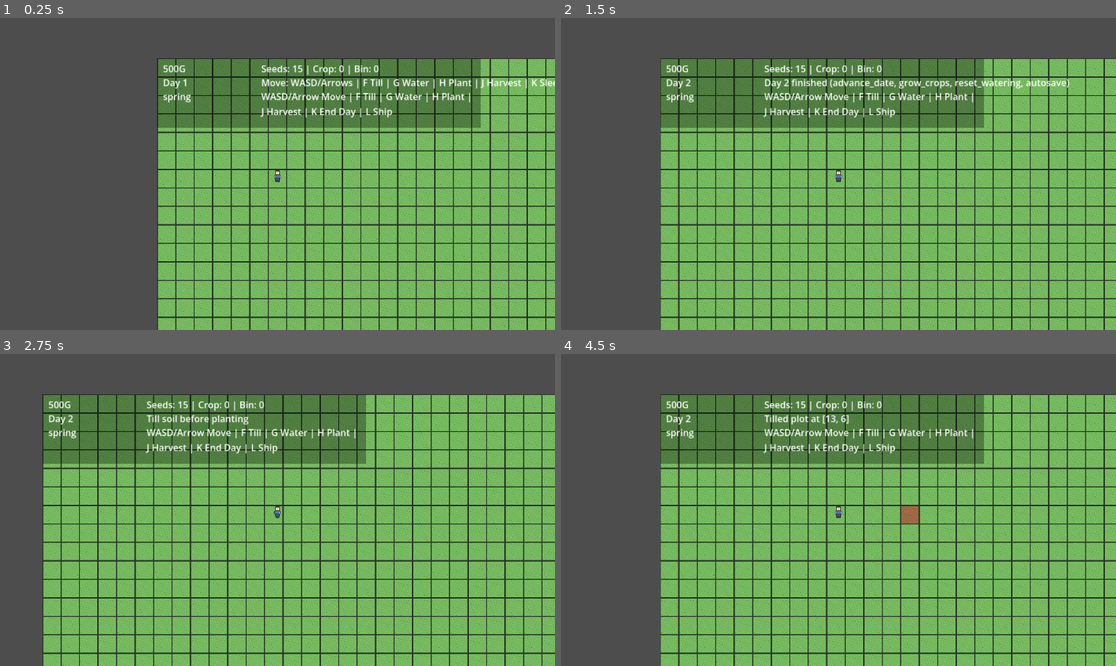
Above: before the commit, frames 1-4 (two rows, left to right).
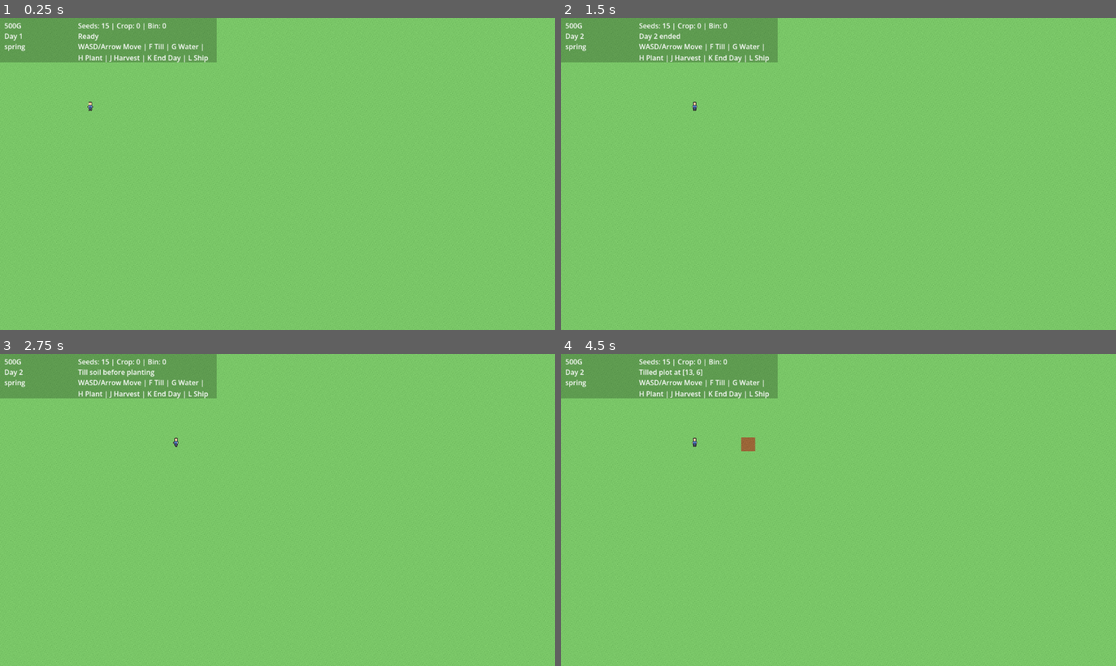
Above: after the commit, the same moments.

Repository: jay6697117/Strawberry
Game: Godot game, scene res://scenes/main/main.tscn
Same seed, same stepped clock (60 frames per second), same inputs: the game is played once before the commit and once after it.
Inputs (mouse positions are in pixels of both pictures, inside the frame that each line leads up to):
- Up to frame 1 (0.25 s): no input
- Up to frame 2 (1.5 s): tap Enter at 0.5 s; move the mouse to (960, 158) at 0.52 s; hold D (move_right) 0.53-1.25 s; hold K (farm_end_day) 0.53-1.25 s; click (960, 158) at 0.67 s; drag from (727, 189) to (810, 236) at 1.27 s
- Up to frame 3 (2.75 s): tap Space at 2 s; move the mouse to (333, 441) at 2.02 s; hold D (move_right) from 2.03 s (still down); hold H (farm_plant) from 2.03 s (still down)
- Up to frame 4 (4.5 s): release D (move_right) at 2.75 s; release H (farm_plant) at 2.75 s; drag from (810, 572) to (672, 463) at 2.77 s; tap Enter at 3.5 s; move the mouse to (1005, 556) at 3.52 s; hold A (move_left) 3.53-4.25 s; hold F (farm_till) 3.53-4.25 s; drag from (672, 463) to (755, 432) at 4.27 s

The runs differ from the first frame. In frame 1, 61% of the frame differs, in the area x 0-100%, y 0-100%; in frame 2, 54%; in frame 3, 47%; in frame 4, 54%.

Commit message:
feat: 将农场视图层转换为 TileMap 并添加新的瓦片和玩家精灵资源

Diff:
--- a/data/visual/tileset_theme.json
+++ b/data/visual/tileset_theme.json
@@ -1,6 +1,7 @@
 {
   "tile_size": 32,
   "textures": {
+    "backdrop": "res://assets/tiles/farm_backdrop.png",
     "ground": "res://assets/tiles/ground_grass.png",
     "soil_dry": "res://assets/tiles/soil_dry.png",
     "soil_wet": "res://assets/tiles/soil_wet.png",
--- a/project.godot
+++ b/project.godot
@@ -1,5 +1,6 @@
 ; Engine configuration file.
-; It's best edited using the editor and not directly.
+; It's best edited using the editor UI and not directly,
+; since the parameters that go here are not all obvious.
 ;
 ; Format:
 ;   [section] ; section goes between []
@@ -11,6 +12,7 @@
 
 config/name="Strawberry"
 run/main_scene="res://scenes/main/main.tscn"
+config/features=PackedStringArray("4.6")
 
 [autoload]
 
--- a/scenes/farm/farm_world.tscn
+++ b/scenes/farm/farm_world.tscn
@@ -10,10 +10,17 @@
 [node name="FarmTilemapView" type="Node2D" parent="."]
 script = ExtResource("2")
 
-[node name="GroundLayer" type="Node2D" parent="FarmTilemapView"]
+[node name="Backdrop" type="Sprite2D" parent="FarmTilemapView"]
+centered = false
+texture_filter = 0
 
-[node name="SoilLayer" type="Node2D" parent="FarmTilemapView"]
+[node name="GroundLayer" type="TileMap" parent="FarmTilemapView"]
+texture_filter = 0
 
-[node name="CropLayer" type="Node2D" parent="FarmTilemapView"]
+[node name="SoilLayer" type="TileMap" parent="FarmTilemapView"]
+texture_filter = 0
+
+[node name="CropLayer" type="TileMap" parent="FarmTilemapView"]
+texture_filter = 0
 
 [node name="Player" parent="." instance=ExtResource("3")]
--- a/scenes/player/player.tscn
+++ b/scenes/player/player.tscn
@@ -12,5 +12,5 @@
 
 [node name="Camera2D" type="Camera2D" parent="."]
 position = Vector2(0, -8)
-zoom = Vector2(1.2, 1.2)
+zoom = Vector2(0.9, 0.9)
 enabled = true
--- a/scenes/ui/hud.tscn
+++ b/scenes/ui/hud.tscn
@@ -6,9 +6,9 @@
 script = ExtResource("1")
 
 [node name="HUDPanel" type="ColorRect" parent="."]
-offset_right = 560.0
-offset_bottom = 120.0
-color = Color(0, 0, 0, 0.32)
+offset_right = 500.0
+offset_bottom = 102.0
+color = Color(0, 0, 0, 0.22)
 
 [node name="GoldLabel" type="Label" parent="."]
 offset_left = 10.0
@@ -34,21 +34,21 @@
 [node name="InventoryLabel" type="Label" parent="."]
 offset_left = 180.0
 offset_top = 6.0
-offset_right = 552.0
+offset_right = 490.0
 offset_bottom = 28.0
 text = "Seeds: 0 | Crop: 0 | Bin: 0"
 
 [node name="StatusLabel" type="Label" parent="."]
 offset_left = 180.0
 offset_top = 30.0
-offset_right = 552.0
+offset_right = 490.0
 offset_bottom = 52.0
 text = "Ready"
 
 [node name="HintLabel" type="Label" parent="."]
 offset_left = 180.0
 offset_top = 54.0
-offset_right = 552.0
-offset_bottom = 104.0
+offset_right = 490.0
+offset_bottom = 98.0
 autowrap_mode = 3
 text = "WASD/Arrow Move | F Till | G Water | H Plant | J Harvest | K End Day | L Ship"
--- a/scripts/farm/farm_tilemap_view.gd
+++ b/scripts/farm/farm_tilemap_view.gd
@@ -4,9 +4,10 @@
 const DEFAULT_TILE_SIZE := 32
 const REQUIRED_STAGE_COUNT := 5
 
-@onready var ground_layer: Node2D = $GroundLayer
-@onready var soil_layer: Node2D = $SoilLayer
-@onready var crop_layer: Node2D = $CropLayer
+@onready var backdrop: Sprite2D = $Backdrop
+@onready var ground_layer: TileMap = $GroundLayer
+@onready var soil_layer: TileMap = $SoilLayer
+@onready var crop_layer: TileMap = $CropLayer
 
 var _tile_size: int = DEFAULT_TILE_SIZE
 var _grid_width: int = 32
@@ -14,13 +15,15 @@
 var _plots: Dictionary = {}
 var _theme: Dictionary = {}
 
+var _backdrop_texture: Texture2D
 var _ground_texture: Texture2D
 var _dry_soil_texture: Texture2D
 var _wet_soil_texture: Texture2D
 var _crop_stage_textures: Array[Texture2D] = []
 
-var _soil_sprites: Dictionary = {}
-var _crop_sprites: Dictionary = {}
+var _ground_source_id: int = -1
+var _soil_source_ids: Array[int] = []
+var _crop_source_ids: Array[int] = []
 
 func configure(tile_size: int, grid_width: int, grid_height: int) -> void:
     _load_theme()
@@ -31,7 +34,9 @@
     _grid_height = maxi(grid_height, 1)
 
     _load_external_textures()
-    _rebuild_ground_layer()
+    _setup_backdrop()
+    _setup_tilemaps()
+    _paint_ground_layer()
     _rebuild_dynamic_layers()
 
 func apply_plot(cell: Vector2i, plot: Dictionary) -> void:
@@ -68,6 +73,7 @@
     if typeof(textures_variant) == TYPE_DICTIONARY:
         textures = Dictionary(textures_variant)
 
+    _backdrop_texture = _load_png_texture(String(textures.get("backdrop", "")), Color(0.42, 0.69, 0.38))
     _ground_texture = _load_png_texture(String(textures.get("ground", "")), Color(0.45, 0.72, 0.37))
     _dry_soil_texture = _load_png_texture(String(textures.get("soil_dry", "")), Color(0.62, 0.43, 0.28))
     _wet_soil_texture = _load_png_texture(String(textures.get("soil_wet", "")), Color(0.42, 0.31, 0.22))
@@ -78,16 +84,105 @@
         _crop_stage_textures.append(_load_png_texture(stage_path, Color(0.40, 0.73, 0.34, 0.9)))
 
     while _crop_stage_textures.size() < REQUIRED_STAGE_COUNT:
-        var fallback_color := Color(0.40, 0.73, 0.34, 0.9)
-        _crop_stage_textures.append(_build_fallback_texture(fallback_color))
+        _crop_stage_textures.append(_build_fallback_texture(Color(0.40, 0.73, 0.34, 0.9)))
+
+func _setup_backdrop() -> void:
+    backdrop.texture_filter = CanvasItem.TEXTURE_FILTER_NEAREST
+    backdrop.centered = false
+    backdrop.position = Vector2.ZERO
+    backdrop.texture = _backdrop_texture
+
+func _setup_tilemaps() -> void:
+    var ground_setup := _build_tileset([_ground_texture])
+    ground_layer.tile_set = ground_setup["tileset"] as TileSet
+    _ground_source_id = int((ground_setup["source_ids"] as Array)[0])
+
+    var soil_setup := _build_tileset([_dry_soil_texture, _wet_soil_texture])
+    soil_layer.tile_set = soil_setup["tileset"] as TileSet
+    _soil_source_ids = _to_int_array(soil_setup["source_ids"] as Array)
+
+    var crop_setup := _build_tileset(_crop_stage_textures)
+    crop_layer.tile_set = crop_setup["tileset"] as TileSet
+    _crop_source_ids = _to_int_array(crop_setup["source_ids"] as Array)
+
+    _configure_tilemap(ground_layer)
+    _configure_tilemap(soil_layer)
+    _configure_tilemap(crop_layer)
+
+func _build_tileset(textures: Array[Texture2D]) -> Dictionary:
+    var tile_set := TileSet.new()
+    tile_set.tile_size = Vector2i(_tile_size, _tile_size)
+    var source_ids: Array[int] = []
+
+    for texture in textures:
+        var source := TileSetAtlasSource.new()
+        source.texture = texture
+        source.texture_region_size = Vector2i(_tile_size, _tile_size)
+        source.create_tile(Vector2i.ZERO)
+
+        var source_id := tile_set.get_next_source_id()
+        tile_set.add_source(source, source_id)
+        source_ids.append(source_id)
+
+    return {
+        "tileset": tile_set,
+        "source_ids": source_ids
+    }
+
+func _configure_tilemap(tilemap: TileMap) -> void:
+    tilemap.texture_filter = CanvasItem.TEXTURE_FILTER_NEAREST
+    tilemap.y_sort_enabled = false
+
+func _paint_ground_layer() -> void:
+    ground_layer.clear()
+    for y in _grid_height:
+        for x in _grid_width:
+            ground_layer.set_cell(0, Vector2i(x, y), _ground_source_id, Vector2i.ZERO)
+
+func _rebuild_dynamic_layers() -> void:
+    soil_layer.clear()
+    crop_layer.clear()
+
+    for cell in _plots.keys():
+        _refresh_cell(cell)
+
+func _refresh_cell(cell: Vector2i) -> void:
+    var plot := Dictionary(_plots.get(cell, {}))
+    if plot.is_empty():
+        _erase_tile(soil_layer, cell)
+        _erase_tile(crop_layer, cell)
+        return
+
+    var soil_state := String(plot.get("soil_state", "dry"))
+    var soil_source := _soil_source_ids[0]
+    if soil_state == "wet" and _soil_source_ids.size() > 1:
+        soil_source = _soil_source_ids[1]
+    soil_layer.set_cell(0, cell, soil_source, Vector2i.ZERO)
+
+    var crop_id := String(plot.get("crop_id", ""))
+    if crop_id.is_empty():
+        _erase_tile(crop_layer, cell)
+        return
+
+    var stage := clampi(int(plot.get("stage", 0)), 0, _crop_source_ids.size() - 1)
+    crop_layer.set_cell(0, cell, _crop_source_ids[stage], Vector2i.ZERO)
+
+func _erase_tile(tilemap: TileMap, cell: Vector2i) -> void:
+    tilemap.set_cell(0, cell, -1)
+
+func _to_int_array(values: Array) -> Array[int]:
+    var out: Array[int] = []
+    for value in values:
+        out.append(int(value))
+    return out
 
 func _extract_string_array(raw_value: Variant) -> Array[String]:
     var out: Array[String] = []
     if typeof(raw_value) != TYPE_ARRAY:
         return out
 
-    var as_array: Array = raw_value
-    for value in as_array:
+    var source: Array = raw_value
+    for value in source:
         var path := String(value)
         if path.is_empty():
             continue
@@ -109,76 +204,3 @@
     var image := Image.create(_tile_size, _tile_size, false, Image.FORMAT_RGBA8)
     image.fill(color)
     return ImageTexture.create_from_image(image)
-
-func _rebuild_ground_layer() -> void:
-    _clear_layer_children(ground_layer)
-    for y in _grid_height:
-        for x in _grid_width:
-            var sprite := Sprite2D.new()
-            sprite.texture = _ground_texture
-            sprite.position = _cell_center(Vector2i(x, y))
-            sprite.texture_filter = CanvasItem.TEXTURE_FILTER_NEAREST
-            ground_layer.add_child(sprite)
-
-func _rebuild_dynamic_layers() -> void:
-    _clear_sprite_map(_soil_sprites)
-    _clear_sprite_map(_crop_sprites)
-
-    for cell in _plots.keys():
-        _refresh_cell(cell)
-
-func _refresh_cell(cell: Vector2i) -> void:
-    var plot := Dictionary(_plots.get(cell, {}))
-    if plot.is_empty():
-        _erase_sprite(_soil_sprites, cell)
-        _erase_sprite(_crop_sprites, cell)
-        return
-
-    var soil_state := String(plot.get("soil_state", "dry"))
-    var soil_texture: Texture2D = _dry_soil_texture
-    if soil_state == "wet":
-        soil_texture = _wet_soil_texture
-    _set_sprite(_soil_sprites, soil_layer, cell, soil_texture)
-
-    var crop_id := String(plot.get("crop_id", ""))
-    if crop_id.is_empty():
-        _erase_sprite(_crop_sprites, cell)
-        return
-
-    var stage := clampi(int(plot.get("stage", 0)), 0, _crop_stage_textures.size() - 1)
-    _set_sprite(_crop_sprites, crop_layer, cell, _crop_stage_textures[stage])
-
-func _set_sprite(sprite_map: Dictionary, layer: Node2D, cell: Vector2i, texture: Texture2D) -> void:
-    var sprite: Sprite2D
-    if sprite_map.has(cell):
-        sprite = sprite_map[cell] as Sprite2D
-    else:
-        sprite = Sprite2D.new()
-        sprite.texture_filter = CanvasItem.TEXTURE_FILTER_NEAREST
-        layer.add_child(sprite)
-        sprite_map[cell] = sprite
-
-    sprite.position = _cell_center(cell)
-    sprite.texture = texture
-
-func _erase_sprite(sprite_map: Dictionary, cell: Vector2i) -> void:
-    if not sprite_map.has(cell):
-        return
-    var sprite := sprite_map[cell] as Sprite2D
-    if sprite != null:
-        sprite.queue_free()
-    sprite_map.erase(cell)
-
-func _clear_sprite_map(sprite_map: Dictionary) -> void:
-    for key in sprite_map.keys():
-        var sprite := sprite_map[key] as Sprite2D
-        if sprite != null:
-            sprite.queue_free()
-    sprite_map.clear()
-
-func _clear_layer_children(layer: Node2D) -> void:
-    for child in layer.get_children():
-        child.queue_free()
-
-func _cell_center(cell: Vector2i) -> Vector2:
-    return Vector2((float(cell.x) + 0.5) * _tile_size, (float(cell.y) + 0.5) * _tile_size)
--- a/scripts/farm/farm_world.gd
+++ b/scripts/farm/farm_world.gd
@@ -4,8 +4,8 @@
 signal inventory_changed(seed_count: int, crop_count: int, pending_count: int)
 
 const TILE_SIZE := 32
-const GRID_WIDTH := 34
-const GRID_HEIGHT := 20
+const GRID_WIDTH := 64
+const GRID_HEIGHT := 36
 const MAX_CROP_STAGE := 4
 
 @onready var farm_tilemap_view: Node2D = $FarmTilemapView
@@ -30,7 +30,7 @@
     _day_tx.step_executed.connect(_on_day_step)
 
     _emit_inventory_metrics()
-    _emit_status("Move: WASD/Arrows | F Till | G Water | H Plant | J Harvest | K Sleep | L Ship")
+    _emit_status("Ready")
 
 func request_hud_sync() -> void:
     _emit_inventory_metrics()
@@ -65,6 +65,15 @@
 func _initialize_view() -> void:
     if farm_tilemap_view.has_method("configure"):
         farm_tilemap_view.configure(TILE_SIZE, GRID_WIDTH, GRID_HEIGHT)
+
+    var camera := player.get_node_or_null("Camera2D") as Camera2D
+    if camera != null:
+        camera.limit_left = 0
+        camera.limit_top = 0
+        camera.limit_right = GRID_WIDTH * TILE_SIZE
+        camera.limit_bottom = GRID_HEIGHT * TILE_SIZE
+        camera.position_smoothing_enabled = true
+        camera.position_smoothing_speed = 6.0
 
 func _bootstrap_inventory() -> void:
     if SessionState.inventory.get_total("parsnip_seed") <= 0:
@@ -173,9 +182,9 @@
         SaveSystem.save_game()
 
     if earned > 0:
-        _emit_status("Day %d finished (%s), shipping +%dG" % [SessionState.day, ", ".join(_day_steps), earned])
+        _emit_status("Day %d ended, shipping +%dG" % [SessionState.day, earned])
     else:
-        _emit_status("Day %d finished (%s)" % [SessionState.day, ", ".join(_day_steps)])
+        _emit_status("Day %d ended" % SessionState.day)
     _emit_inventory_metrics()
 
 func _on_ship_request() -> void:
--- a/test/integration/test_main_bootstrap.gd
+++ b/test/integration/test_main_bootstrap.gd
@@ -49,6 +49,21 @@
     assert_not_null(farm_view.get_node_or_null("SoilLayer"))
     assert_not_null(farm_view.get_node_or_null("CropLayer"))
 
+func test_farm_view_layers_are_tilemaps() -> void:
+    var packed := load("res://scenes/main/main.tscn") as PackedScene
+    var main: Node = add_child_autofree(packed.instantiate())
+    var farm_view := main.get_node_or_null("WorldRoot/FarmWorld/FarmTilemapView")
+    assert_not_null(farm_view)
+    if farm_view == null:
+        return
+
+    var ground := farm_view.get_node_or_null("GroundLayer")
+    var soil := farm_view.get_node_or_null("SoilLayer")
+    var crop := farm_view.get_node_or_null("CropLayer")
+    assert_true(ground is TileMap)
+    assert_true(soil is TileMap)
+    assert_true(crop is TileMap)
+
 func test_player_uses_visual_sprite_node() -> void:
     var packed := load("res://scenes/main/main.tscn") as PackedScene
     var main: Node = add_child_autofree(packed.instantiate())
--- a/test/unit/test_visual_resource_pipeline.gd
+++ b/test/unit/test_visual_resource_pipeline.gd
@@ -23,6 +23,7 @@
         return
 
     var tex_dict := textures as Dictionary
+    assert_true(FileAccess.file_exists(String(tex_dict.get("backdrop", ""))))
     assert_true(FileAccess.file_exists(String(tex_dict.get("ground", ""))))
     assert_true(FileAccess.file_exists(String(tex_dict.get("soil_dry", ""))))
     assert_true(FileAccess.file_exists(String(tex_dict.get("soil_wet", ""))))
Not shown, added: assets/sprites/player/down_idle.png.import
Not shown, added: assets/sprites/player/down_walk_0.png.import
Not shown, added: assets/sprites/player/down_walk_1.png.import
Not shown, added: assets/sprites/player/left_idle.png.import
Not shown, added: assets/sprites/player/left_walk_0.png.import
Not shown, added: assets/sprites/player/left_walk_1.png.import
Not shown, added: assets/sprites/player/right_idle.png.import
Not shown, added: assets/sprites/player/right_walk_0.png.import
Not shown, added: assets/sprites/player/right_walk_1.png.import
Not shown, added: assets/sprites/player/up_idle.png.import
Not shown, added: assets/sprites/player/up_walk_0.png.import
Not shown, added: assets/sprites/player/up_walk_1.png.import
(and 22 more such lines)
